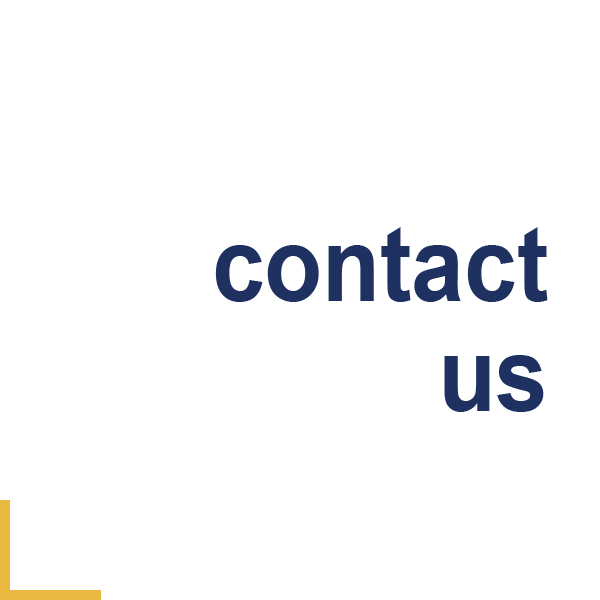
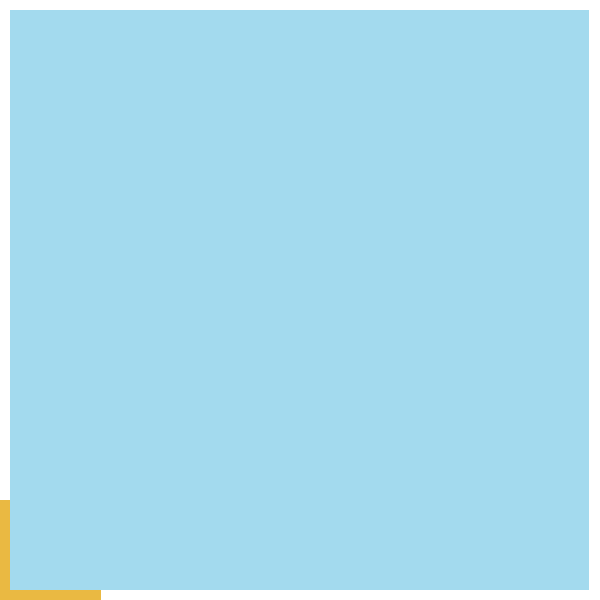
Revision of a layered (600, 600) image; what changed, layer by layer:
hid "contact us" over [215, 227, 548, 412]
showed "blue background" over [10, 10, 589, 590]
